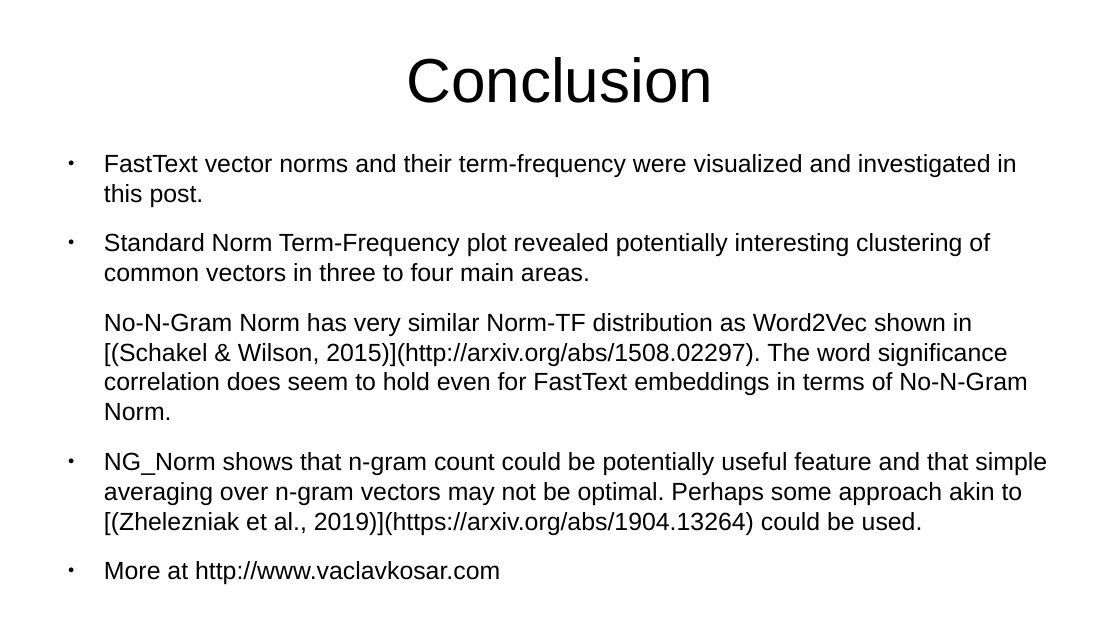
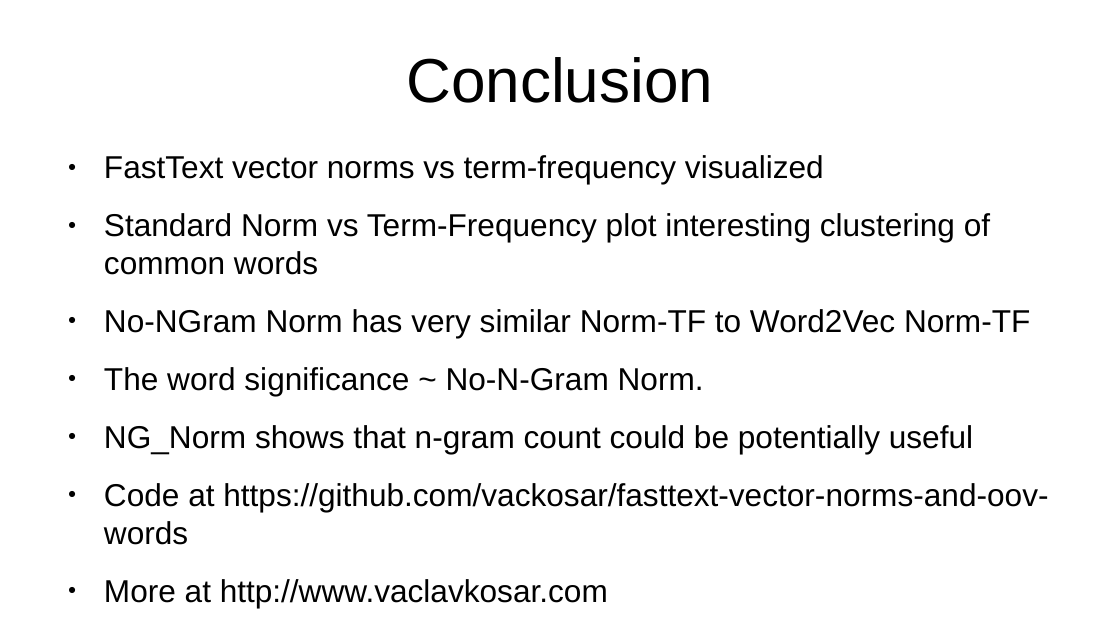
Before and after one commit to vackosar/fasttext-vector-norms-and-oov-words, a slide deck: slide 13 of presentation.odp. Drawn at 1120x630 pixels with LibreOffice and Linux fonts; fonts in the diff are those of the drawing. Boxes give left, top, right and bottom in pixels: in the first picture for what was removed or moved away, otherwise in the second. Text is boxed around its words. In the diff, an @@ line names an element or a change of style, - is before the commit and + after.

Commit message:
presentation

```diff
--- a/presentation.odp
+++ b/presentation.odp
@@ text at [104, 155, 1048, 545]: text changed; size 17.6 to 22.4 pt @@
-● FastText vector norms and their term-frequency were visualized and investigated in this post.
-● Standard Norm Term-Frequency plot revealed potentially interesting clustering of common vectors in three to four main areas.
-No-N-Gram Norm has very similar Norm-TF distribution as Word2Vec shown in [(Schakel & Wilson, 2015)](http://arxiv.org/abs/1508.02297). The word significance correlation does seem to hold even for FastText embeddings in terms of No-N-Gram Norm.
-● NG_Norm shows that n-gram count could be potentially useful feature and that simple averaging over n-gram vectors may not be optimal. Perhaps some approach akin to [(Zhelezniak et al., 2019)](https://arxiv.org/abs/1904.13264) could be used.
+● FastText vector norms vs term-frequency visualized
+● Standard Norm vs Term-Frequency plot interesting clustering of common words
+● No-NGram Norm has very similar Norm-TF to Word2Vec Norm-TF
+● The word significance ~ No-N-Gram Norm.
+● NG_Norm shows that n-gram count could be potentially useful
+● Code at https://github.com/vackosar/fasttext-vector-norms-and-oov-words
@@ text at [104, 579, 608, 608]: size 17.6 to 22.4 pt in "More at http://www.vaclavkosar.com" @@
```
